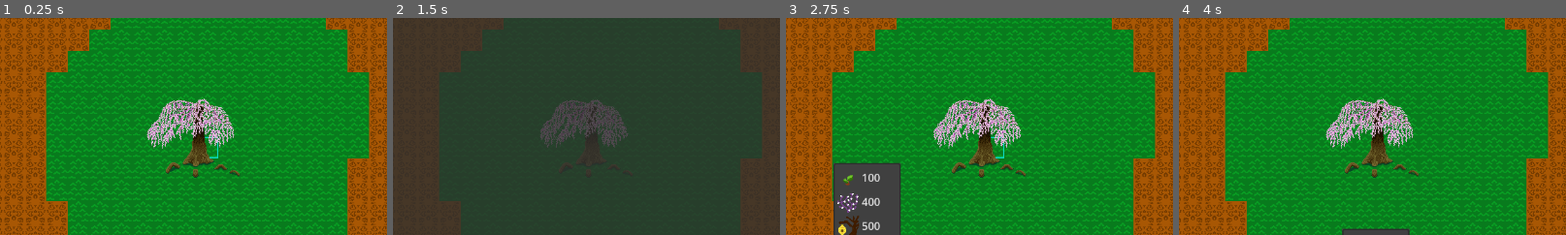
Above: before the commit, frames 1-4 (left to right).
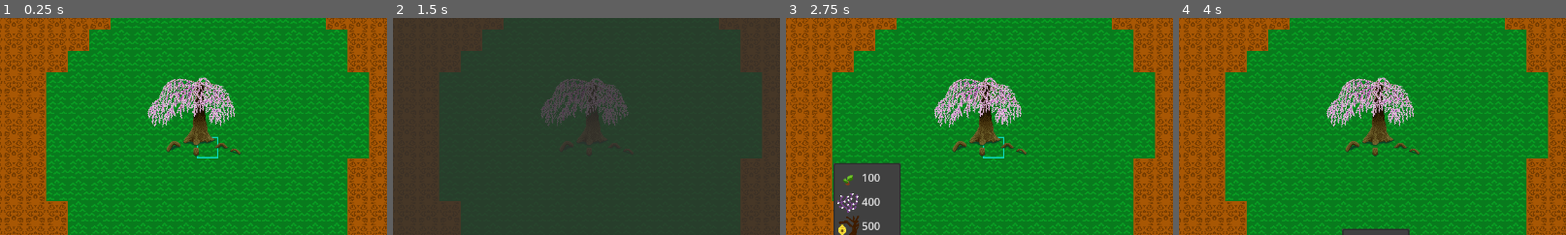
Above: after the commit, the same moments.

Repository: nmarch213/piratejam
Game: Godot game, scene res://main.tscn
Same seed, same stepped clock (60 frames per second), same inputs: the game is played once before the commit and once after it.
Inputs (mouse positions are % of the whole screen's width and height, from its top left):
- Up to frame 1 (0.25 s): no input
- Up to frame 2 (1.5 s): move the mouse to (72, 45) at 0.52 s; right-click (72, 45) at 0.6 s; click (72, 45) at 0.67 s; click (96, 8) at 1.25 s
- Up to frame 3 (2.75 s): tap Enter at 2 s; drag from (30, 55) to (50, 49) at 2.02 s
- Up to frame 4 (4 s): move the mouse to (60, 28) at 2.77 s; hold Mouse wheel down (zoom out) 2.78-3.5 s; click (60, 28) at 2.92 s; drag from (45, 70) to (20, 35) at 3.52 s
The pictures show only the part of the screen within x 24-74%, y 22-71%; the shares and areas given below are measured in that part.

The runs differ from the first frame. In frame 1, 6.0% of the frame differs, in the area x 37-63%, y 27-74%; in frame 2, 2.8%; in frame 3, 6.0%, in the area x 38-63%, y 27-74%; in frame 4, 6.0%.

Commit message:
Disable building on mother tree

Diff:
--- a/core/building/TileClickController.gd
+++ b/core/building/TileClickController.gd
@@ -19,7 +19,7 @@
 		pass #TODO: mother tree upgrades?
 	elif tower_positions.has(cell_clicked_position):
 		pass #TODO: upgrade menu / select the tower
-	elif tile_map.get_cell_atlas_coords(tile_map.LAYER.BASE, cell_clicked_position) == tile_map.GRASS_ATLAS_COORDS:
+	elif tile_map.get_cell_atlas_coords(tile_map.LAYER.BASE, cell_clicked_position) == tile_map.GRASS_ATLAS_COORDS and !is_mother_tree_position(cell_clicked_position):
 		buy_menu.position = event_position
 		buy_menu.show()
 		latest_cell_clicked = cell_clicked_position
@@ -34,3 +34,11 @@
 
 func to_vector2(cell: Vector2i):
 	return Vector2(cell)
+
+
+func is_mother_tree_position(cell_clicked_position: Vector2i) -> bool:
+	for mother_tree_position in mother_tree_positions:
+		if mother_tree_position == to_vector2(cell_clicked_position):
+			return true
+
+	return false
--- a/tree/MotherTree.tscn
+++ b/tree/MotherTree.tscn
@@ -82,7 +82,7 @@
 height = 34.0
 
 [sub_resource type="CircleShape2D" id="CircleShape2D_djvk3"]
-radius = 51.0098
+radius = 18.0278
 
 [node name="MotherTree" type="StaticBody2D" groups=["Player"]]
 collision_layer = 2
@@ -93,6 +93,7 @@
 light_mask = 2
 visibility_layer = 2
 texture_filter = 1
+position = Vector2(1, -32)
 texture = ExtResource("2_8oc7a")
 hframes = 3
 vframes = 2
